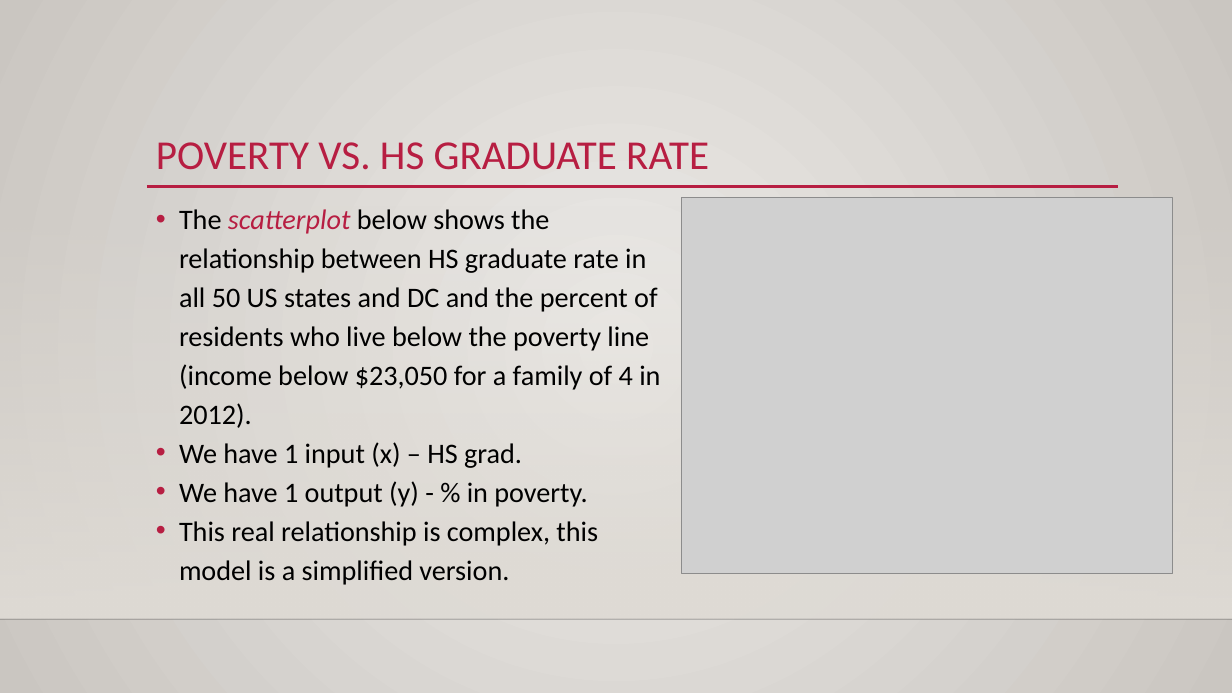
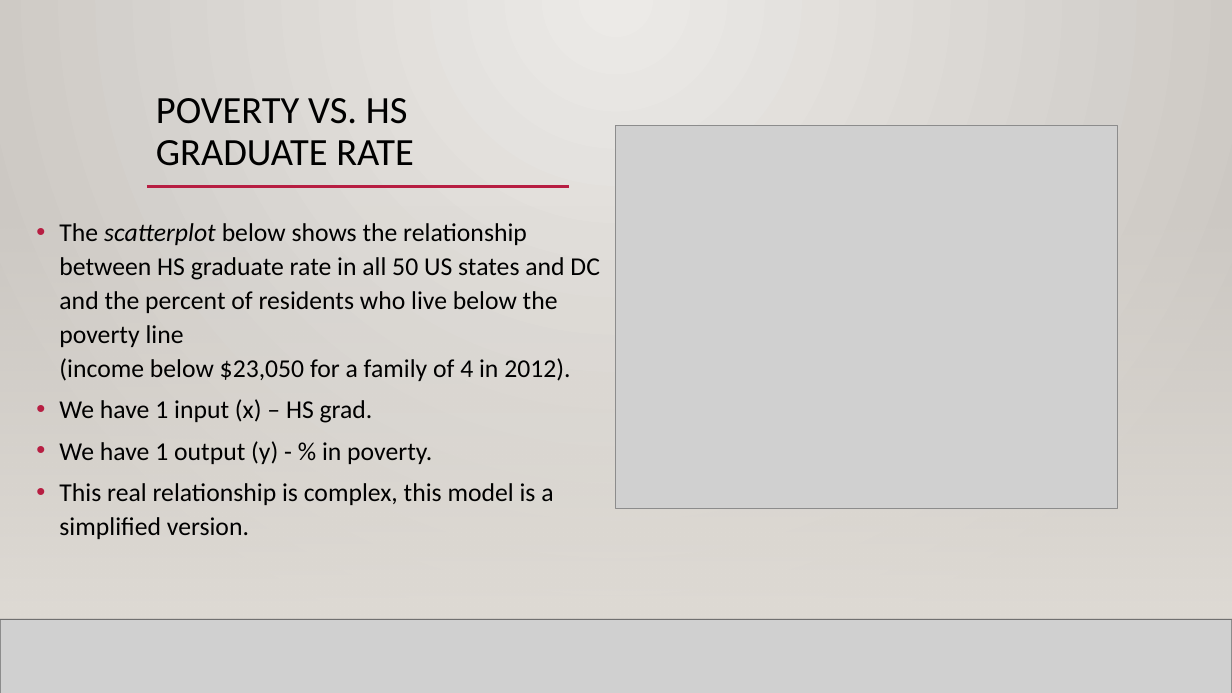
Before and after one commit to AkeemSemperDataScience/Basic_Stats_in_Python_Student_Repository, a slide deck: slide 7 of reference_material/slides/020_Linear_Least_Squares.pptx. Drawn at 1232x693 pixels with LibreOffice and Linux fonts; fonts in the diff are those of the drawing; grey boxes stand for pictures; background and template pictures are left out. Boxes give left, top, right and bottom in pixels: in the first picture for what was removed or moved away, otherwise in the second. Text is boxed around its words. In the diff, an @@ line names an element or a change of style, - is before the commit and + after.

```diff
--- a/reference_material/slides/020_Linear_Least_Squares.pptx
+++ b/reference_material/slides/020_Linear_Least_Squares.pptx
@@ rectangle added at box(0, 0, 1232, 693), fill gradient #ECEAE7 to #CAC7C1 @@
@@ title "POVERTY VS. HS GRADUATE RATE" at box(156, 98, 414, 166): size 32 to 30 pt, text colour #B71E42 to #000000; vertical alignment bottom to top @@
@@ picture: place and size @@
-picture at box(681, 198, 1172, 573)
+picture at box(616, 126, 1116, 509)
@@ rectangle added at box(0, 204, 1232, 619), fill gradient #DFDBD5 @@
@@ text "The scatterplot below shows the ...": place and size @@
-text "The scatterplot below shows the ..." at box(179, 209, 660, 585)
+text "The scatterplot below shows the ..." at box(59, 223, 600, 539)
@@ text "The scatterplot below shows the ..." at box(59, 223, 600, 539): size 22 to 20 pt; text colour #B71E42 to #000000 in "scatterplot"; line spacing 1.15 to 1.1; more space between paragraphs @@
@@ picture added at box(0, 619, 1232, 693) @@
@@ line added from (0, 619) to (1232, 619), #000001 1 pt @@
```
Also in this commit, not shown: 5 other slides changed, 1 slide added, 2 other files.
